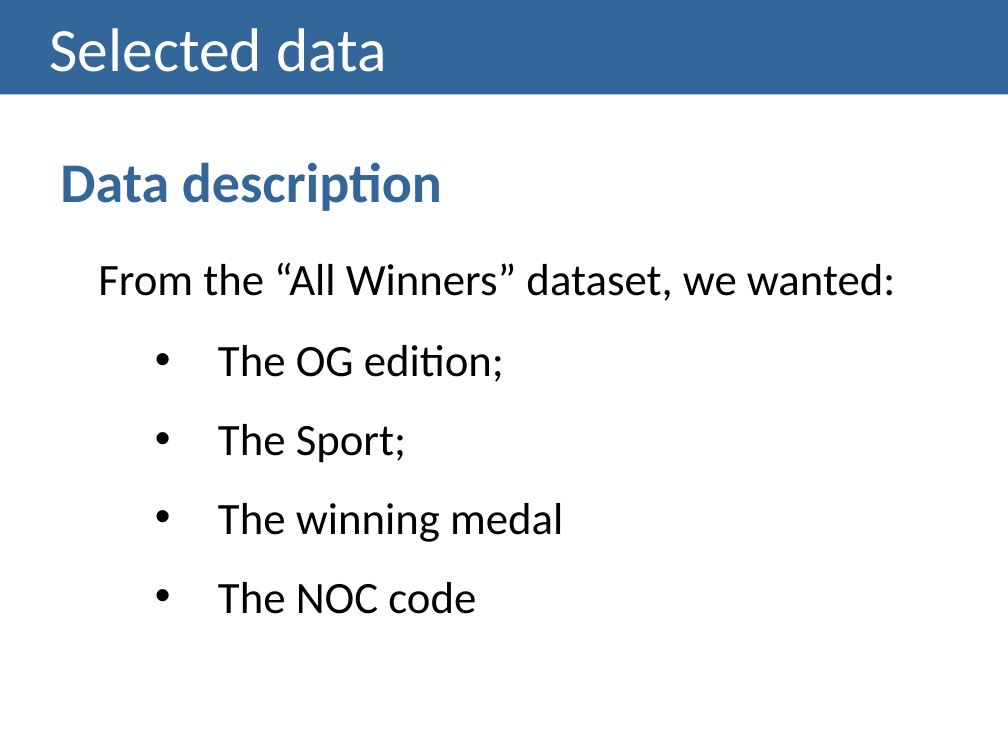
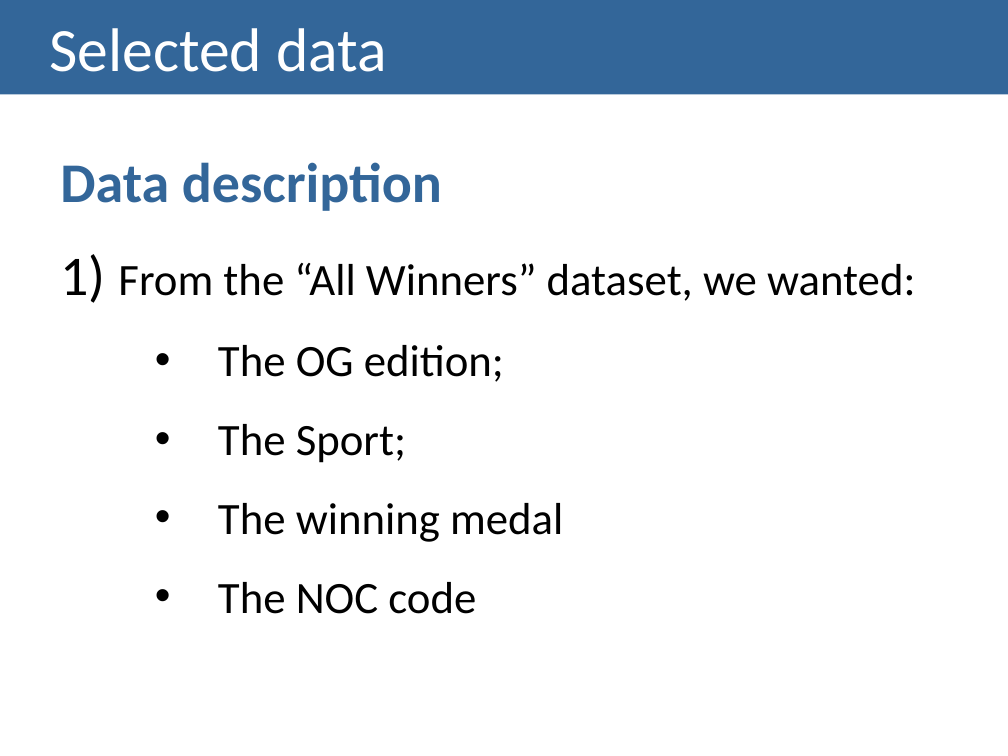
Before and after one commit to carboned4/V_I_2015_1, a slide deck: slide 11 of checkpoint2/G01A - Checkpoint2 Presentation.pptx (slide 8 before the commit). Drawn at 1008x756 pixels with LibreOffice and Linux fonts; fonts in the diff are those of the drawing. Boxes give left, top, right and bottom in pixels: in the first picture for what was removed or moved away, otherwise in the second. Text is boxed around its words. In the diff, an @@ line names an element or a change of style, - is before the commit and + after.

```diff
--- a/checkpoint2/G01A - Checkpoint2 Presentation.pptx
+++ b/checkpoint2/G01A - Checkpoint2 Presentation.pptx
@@ text at (x1=60, y1=254, x2=915, y2=303): text changed @@
-  From the “All Winners” dataset, we wanted:
+  1) From the “All Winners” dataset, we wanted:
```
Also in this commit, not shown: 4 other slides changed, 4 slides added.
